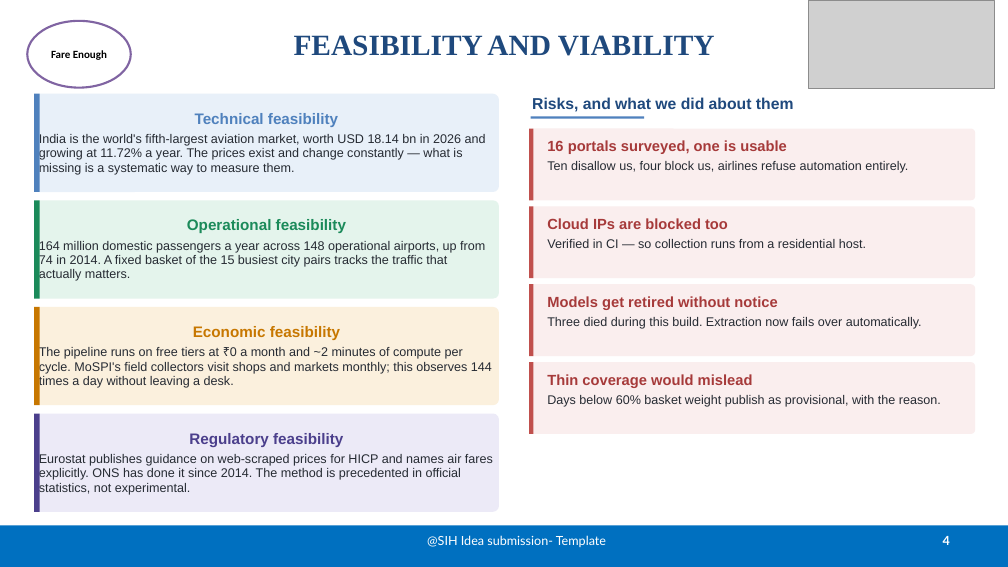
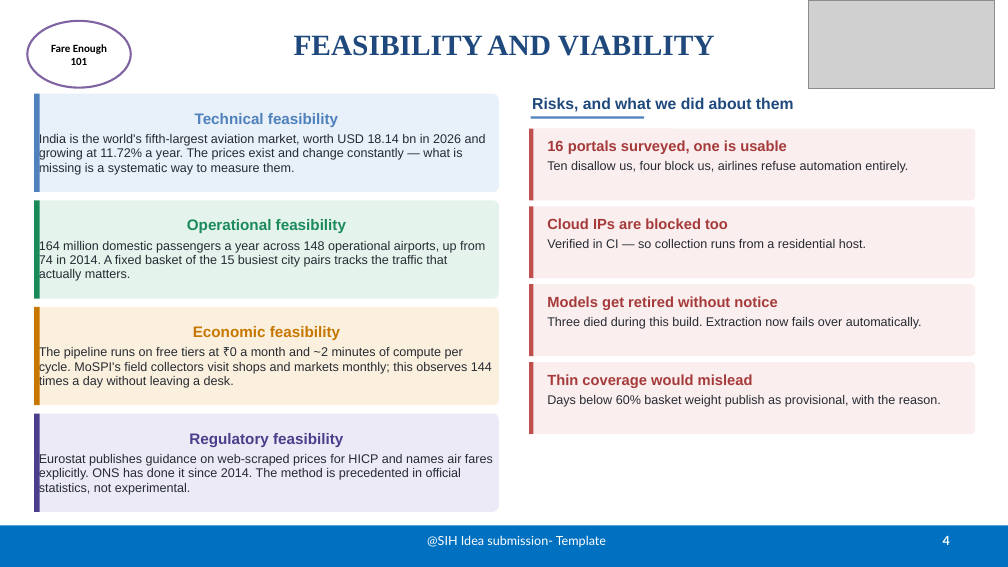
Before and after one commit to BradCage-afk/sih-2026-airfare-index, a slide deck: slide 4 of SIH26056-Idea-Presentation.pptx. Drawn at 1008x567 pixels with LibreOffice and Linux fonts; fonts in the diff are those of the drawing; grey boxes stand for pictures. Boxes give left, top, right and bottom in pixels: in the first picture for what was removed or moved away, otherwise in the second. Text is boxed around its words. In the diff, an @@ line names an element or a change of style, - is before the commit and + after.

```diff
--- a/SIH26056-Idea-Presentation.pptx
+++ b/SIH26056-Idea-Presentation.pptx
@@ text in ellipse at (x1=51, y1=44, x2=107, y2=65): text changed @@
-Fare Enough
+Fare Enough 101
```
Also in this commit, not shown: 5 other slides changed, 1 other file.
